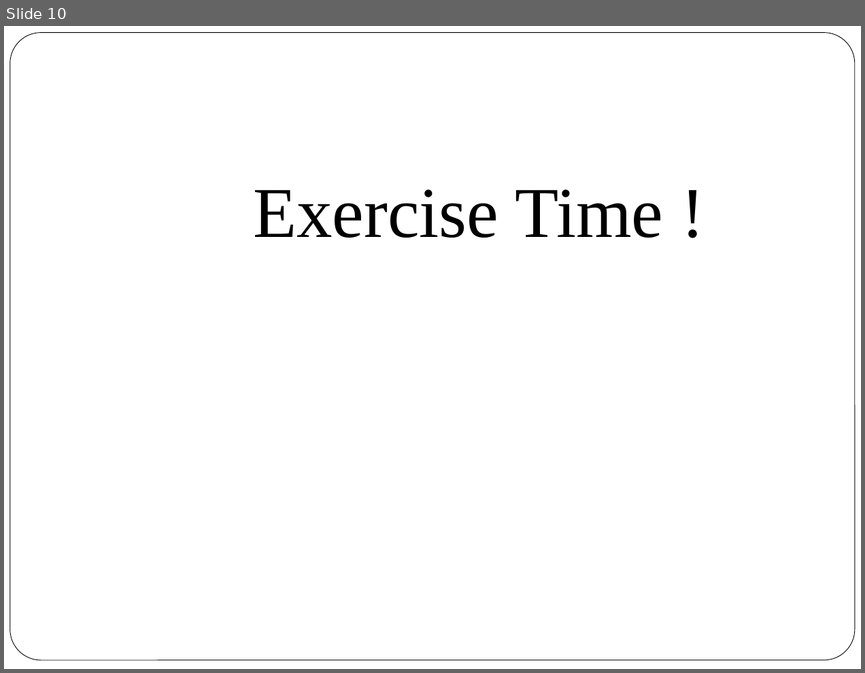
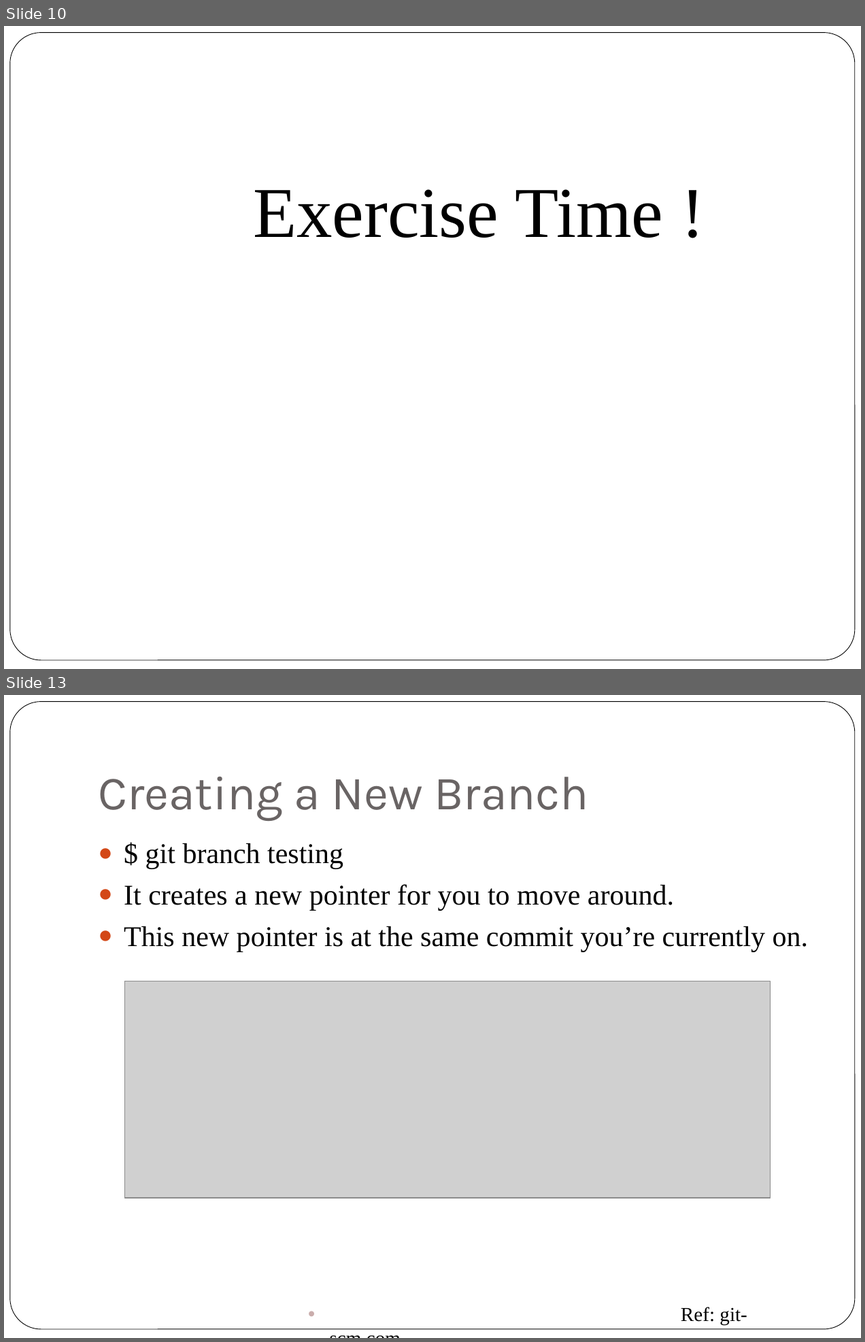
Before and after one commit to sowjumn/GITWWC, a slide deck: GIT.pptx. Shown one above the other, each under a label of ours: slide 10 before the commit, slides 10 and 13 after it; the slides between them are not shown. The pictures are 865x673 and 865x1342 pixels, drawn with LibreOffice and Linux fonts; fonts in the diff are those of the drawing; grey boxes stand for pictures. Boxes give left, top, right and bottom in pixels: in the first picture for what was removed or moved away, otherwise in the second. Text is boxed around its words. In the diff, an @@ line names an element or a change of style, - is before the commit and + after.

Commit message:
updated PPT with branches and rebasing

```diff
--- a/GIT.pptx
+++ b/GIT.pptx
@@ slide 13 added at (x1=4, y1=695, x2=861, y2=1338), background #FFFFFF; not listed: 1 template element that a slide beside it also shows @@
@@ title added at (x1=98, y1=777, x2=589, y2=821), 40 pt, text #696464 @@
+Creating a New Branch
@@ text added at (x1=124, y1=843, x2=808, y2=1325), 24.1 pt, text #000000 @@
+● $ git branch testing
+● It creates a new pointer for you to move around.
+● This new pointer is at the same commit you’re currently on.
+                • Ref: git-scm.com
@@ picture added at (x1=125, y1=981, x2=770, y2=1198) @@
```
Also in this commit, not shown: 1 slide changed, 14 other slides added.
